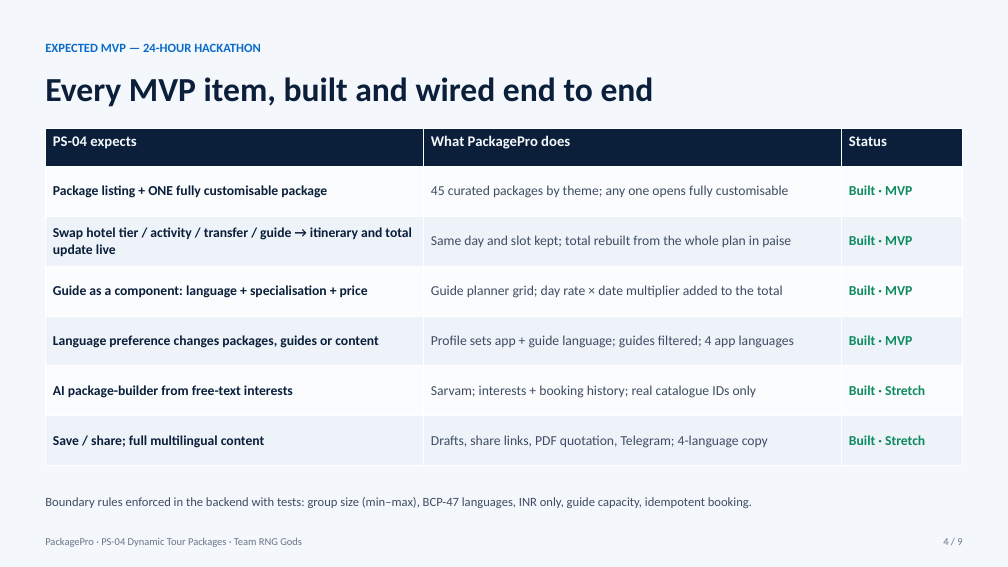
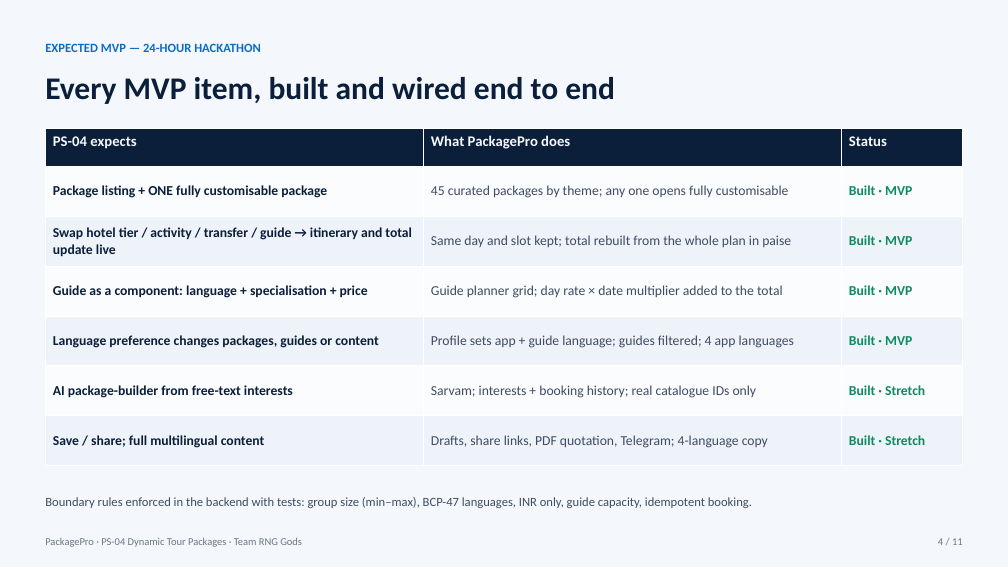
Before and after one commit to siddhartha0132/packagepro-best, a slide deck: slide 4 of docs/pitch/PackagePro-PS04.pptx. Drawn at 1008x567 pixels with LibreOffice and Linux fonts; fonts in the diff are those of the drawing. Boxes give left, top, right and bottom in pixels: in the first picture for what was removed or moved away, otherwise in the second. Text is boxed around its words. In the diff, an @@ line names an element or a change of style, - is before the commit and + after.

```diff
--- a/docs/pitch/PackagePro-PS04.pptx
+++ b/docs/pitch/PackagePro-PS04.pptx
@@ text "Every MVP item, built and ..." at (45, 77, 615, 104): size 32 to 30 pt @@
@@ text at (938, 538, 963, 545): text changed @@
-4 / 9
+4 / 11
```
Also in this commit, not shown: 8 other slides changed, 2 slides added, 7 other files.
